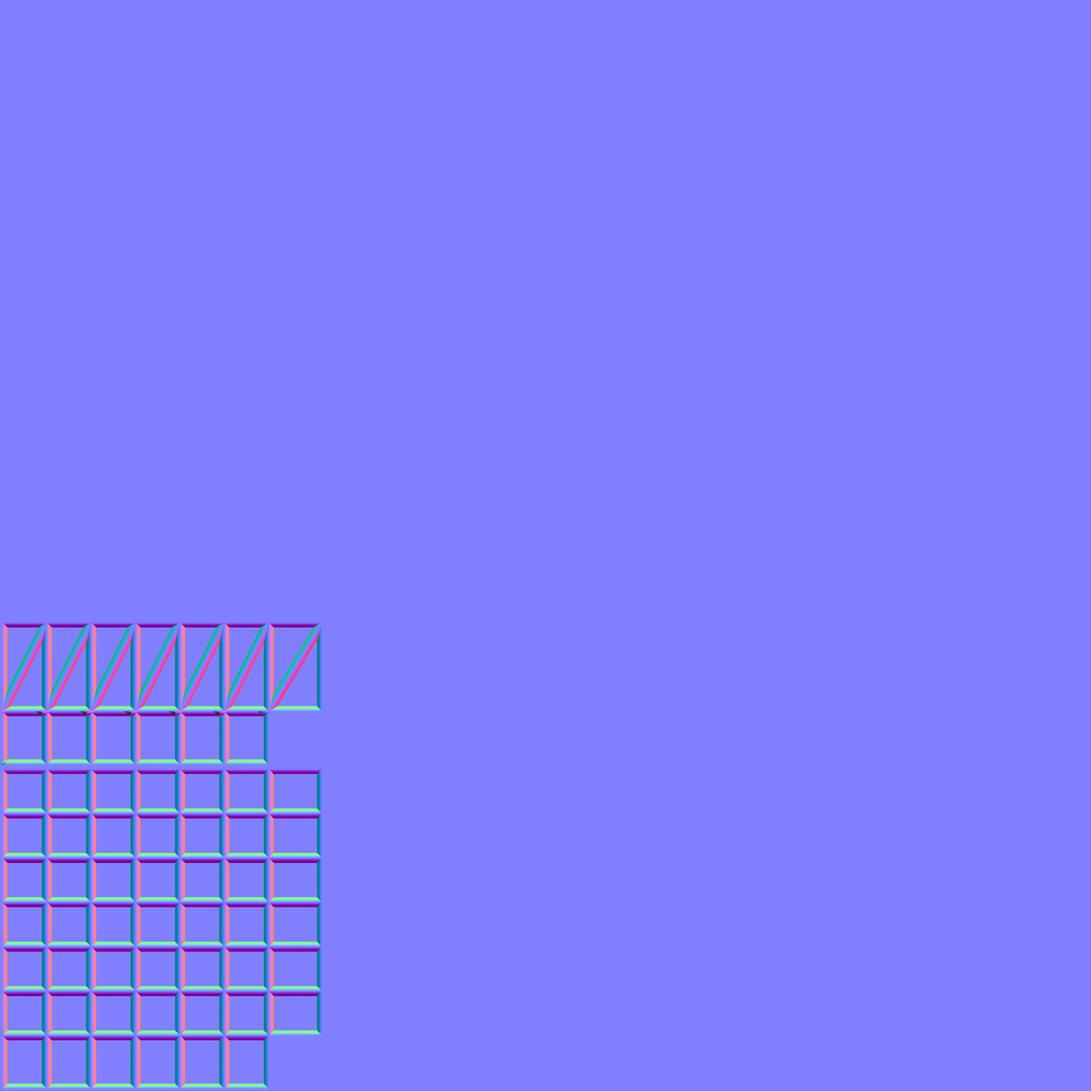
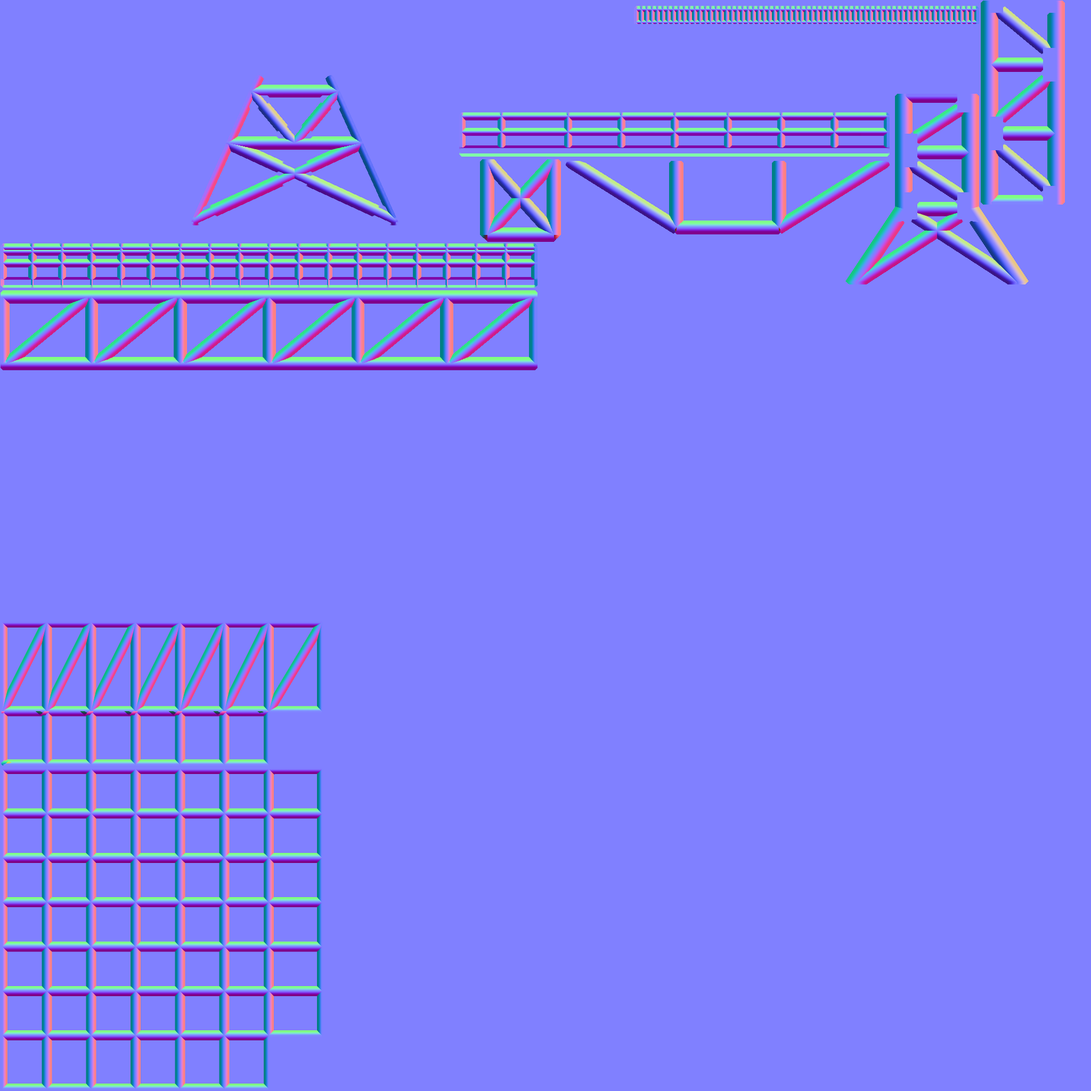
Comparing the layer stacks of the two 1091px x 1091px images. Changes:
painted on "bake_4096.png" over (x1=0, y1=0, x2=1066, y2=371)
